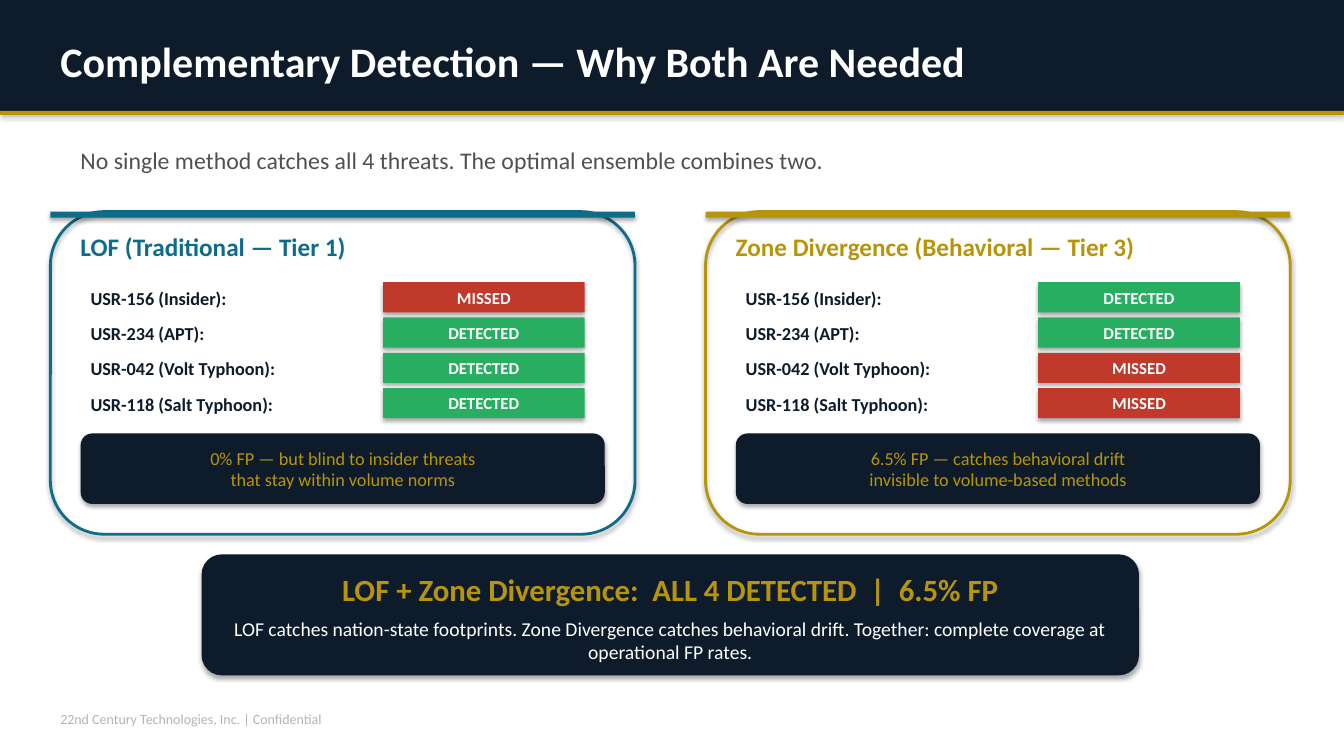
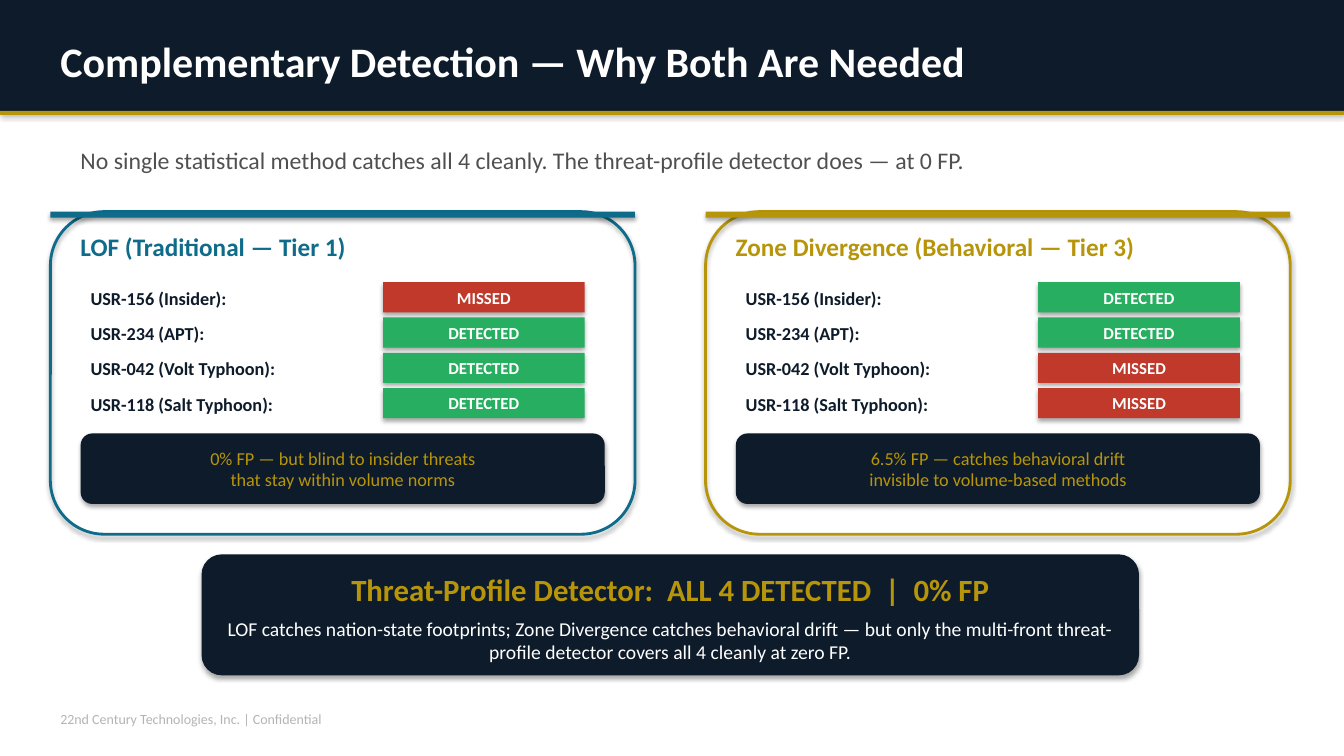
Before and after one commit to ravindrashukla/CyberUEBA_BehavioralIntel, a slide deck: slide 12 of docs/V_Intelligence_UEBA_Traditional_vs_Behavioral_Deck.pptx. Drawn at 1344x756 pixels with LibreOffice and Linux fonts; fonts in the diff are those of the drawing. Boxes give left, top, right and bottom in pixels: in the first picture for what was removed or moved away, otherwise in the second. Text is boxed around its words. In the diff, an @@ line names an element or a change of style, - is before the commit and + after.

```diff
--- a/docs/V_Intelligence_UEBA_Traditional_vs_Behavioral_Deck.pptx
+++ b/docs/V_Intelligence_UEBA_Traditional_vs_Behavioral_Deck.pptx
@@ text at [80, 152, 963, 173]: text changed @@
-No single method catches all 4 threats. The optimal ensemble combines two.
+No single statistical method catches all 4 cleanly. The threat-profile detector does — at 0 FP.
@@ text in rounded rectangle at [228, 579, 1111, 662]: text changed @@
-LOF + Zone Divergence: ALL 4 DETECTED | 6.5% FP
-LOF catches nation-state footprints. Zone Divergence catches behavioral drift. Together: complete coverage at operational FP rates.
+Threat-Profile Detector: ALL 4 DETECTED | 0% FP
+LOF catches nation-state footprints; Zone Divergence catches behavioral drift — but only the multi-front threat-profile detector covers all 4 cleanly at zero FP.
```
Also in this commit, not shown: 6 other slides changed, 17 other files.
